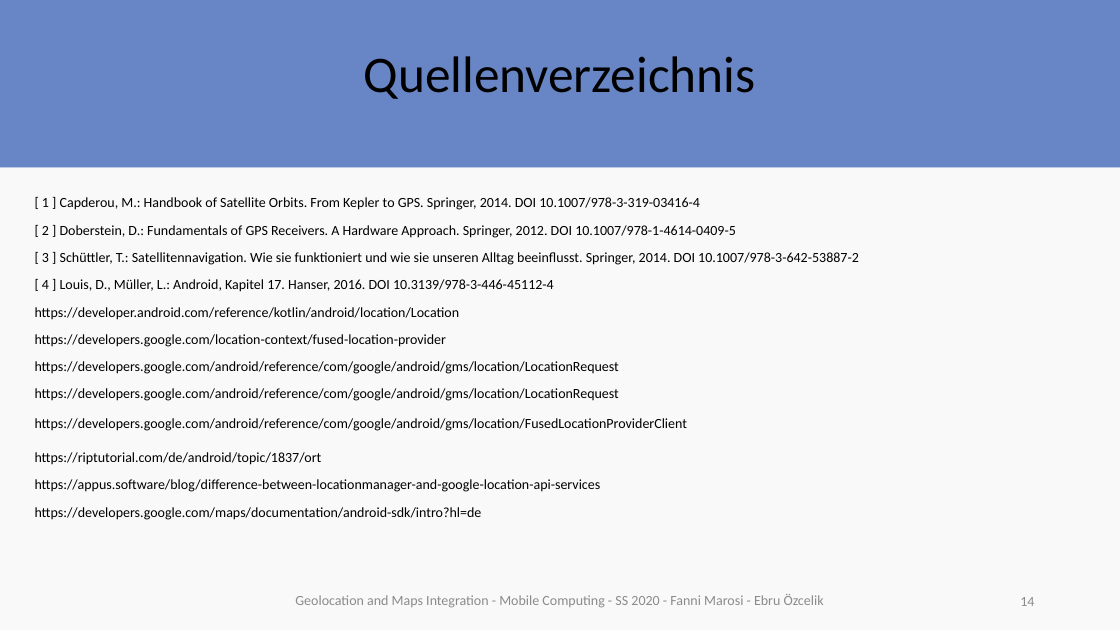
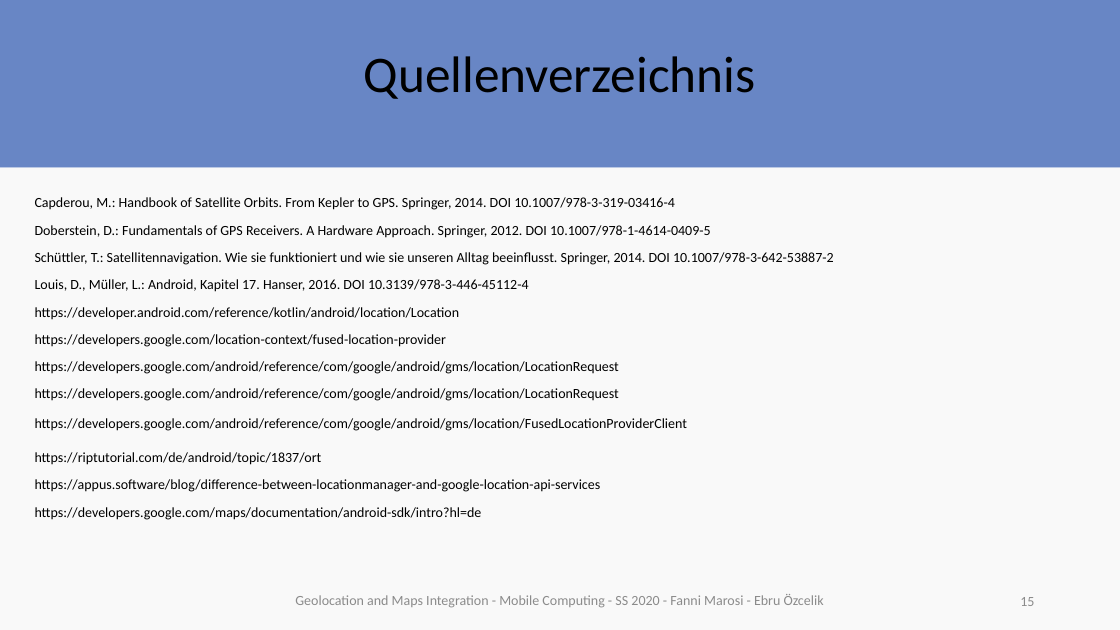
Before and after one commit to MarosiF/Geolokation, a slide deck: slide 15 of Geolokation/doc/Mobile_Computing_Seminar_Presentation_Marosi_Oezcelik.pptx (slide 14 before the commit). Drawn at 1120x630 pixels with LibreOffice and Linux fonts; fonts in the diff are those of the drawing. Boxes give left, top, right and bottom in pixels: in the first picture for what was removed or moved away, otherwise in the second. Text is boxed around its words. In the diff, an @@ line names an element or a change of style, - is before the commit and + after.

```diff
--- a/Geolokation/doc/Mobile_Computing_Seminar_Presentation_Marosi_Oezcelik.pptx
+++ b/Geolokation/doc/Mobile_Computing_Seminar_Presentation_Marosi_Oezcelik.pptx
@@ text at bbox=[35, 197, 834, 292]: text changed @@
-[ 1 ] Capderou, M.: Handbook of Satellite Orbits. From Kepler to GPS. Springer, 2014. DOI 10.1007/978-3-319-03416-4
-[ 2 ] Doberstein, D.: Fundamentals of GPS Receivers. A Hardware Approach. Springer, 2012. DOI 10.1007/978-1-4614-0409-5
-[ 3 ] Schüttler, T.: Satellitennavigation. Wie sie funktioniert und wie sie unseren Alltag beeinflusst. Springer, 2014. DOI 10.1007/978-3-642-53887-2
-[ 4 ] Louis, D., Müller, L.: Android, Kapitel 17. Hanser, 2016. DOI 10.3139/978-3-446-45112-4
+Capderou, M.: Handbook of Satellite Orbits. From Kepler to GPS. Springer, 2014. DOI 10.1007/978-3-319-03416-4
+Doberstein, D.: Fundamentals of GPS Receivers. A Hardware Approach. Springer, 2012. DOI 10.1007/978-1-4614-0409-5
+Schüttler, T.: Satellitennavigation. Wie sie funktioniert und wie sie unseren Alltag beeinflusst. Springer, 2014. DOI 10.1007/978-3-642-53887-2
+Louis, D., Müller, L.: Android, Kapitel 17. Hanser, 2016. DOI 10.3139/978-3-446-45112-4
@@ page number at bbox=[1020, 597, 1034, 606]: text changed @@
-14
+15
```
Also in this commit, not shown: 8 other slides changed, 1 slide added, 1 other file.
